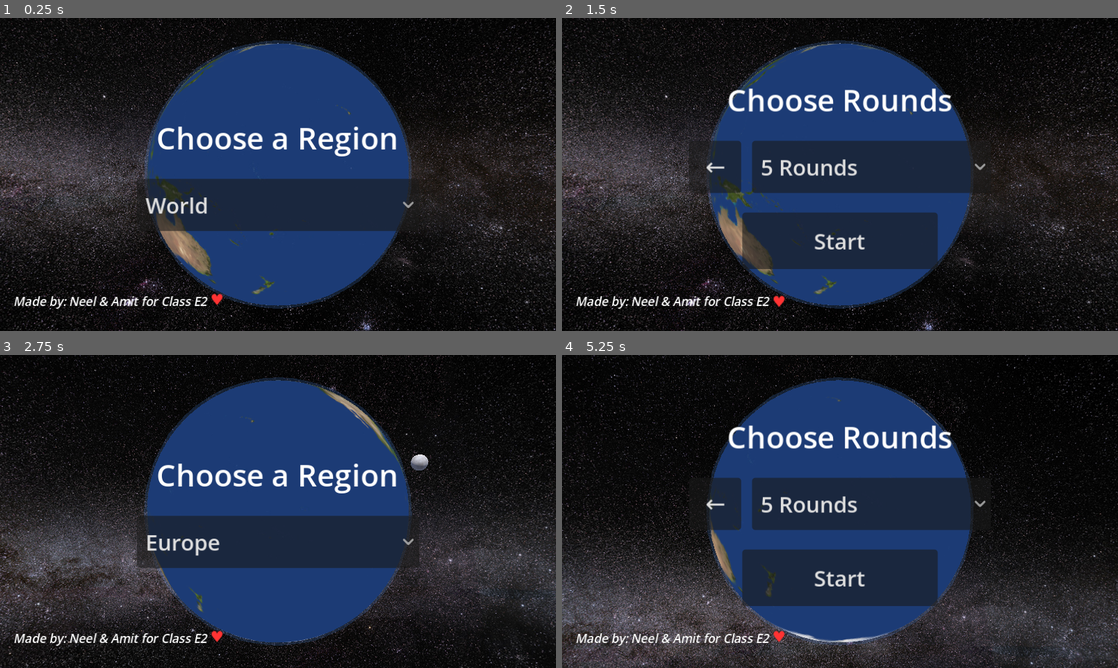
Above: before the commit, frames 1-4 (two rows, left to right).
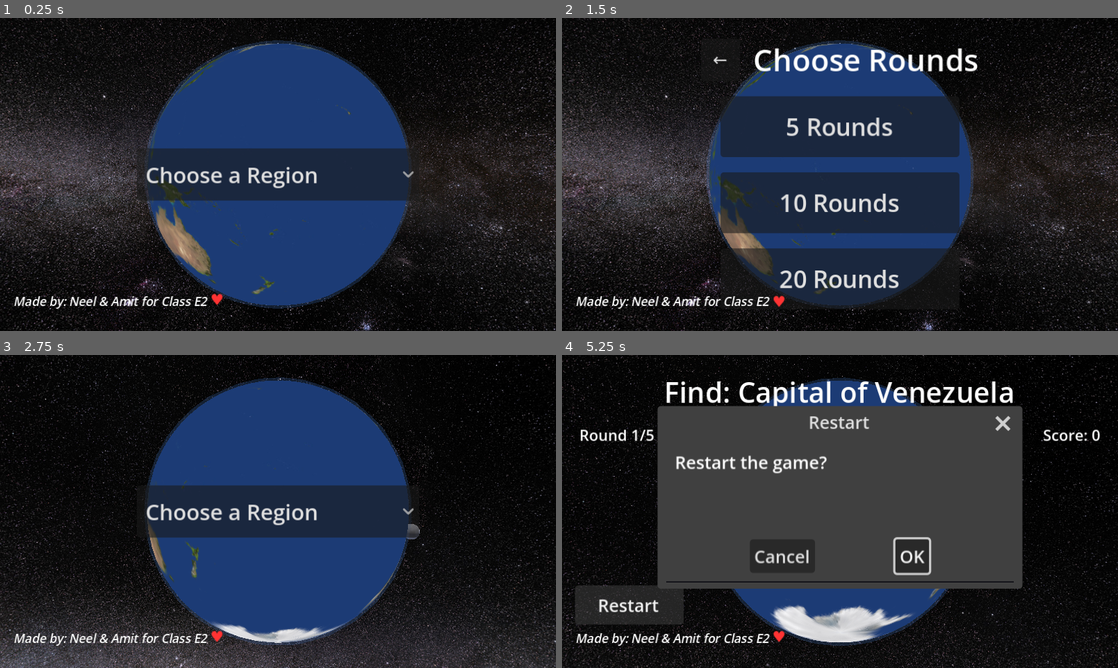
Above: after the commit, the same moments.

Repository: ahetawal-p/geotap
Game: Godot game, scene res://scenes/main.tscn
Two runs of this game, one before a commit and one after it. Both use one fixed random seed, a clock stepped at 60 frames per second and the inputs below.
Inputs (mouse positions are in pixels of both pictures, inside the frame that each line leads up to):
- Up to frame 1 (0.25 s): no input
- Up to frame 2 (1.5 s): click "World" (after the commit: "Choose a Region") at 0.5 s; click "World" (after the commit: "Choose a Region") at 1.25 s
- Up to frame 3 (2.75 s): click "←" at 2 s
- Up to frame 4 (5.25 s): click "Europe" (after the commit: "Choose a Region") at 2.75 s; click "Europe" (after the commit: "Choose a Region") at 3.5 s; click "5 Rounds" at 4.25 s; click (628, 605) at 5 s, where only the run after the commit has a clickable "Restart"

The runs differ from the first frame. In frame 1, 11% of the frame differs, in the area x 24-76%, y 34-68%; in frame 2, 19%; in frame 3, 39%; in frame 4, 63%, in the area x 0-100%, y 0-100%.

Commit message:
update layout

Diff:
--- a/scripts/game_manager.gd
+++ b/scripts/game_manager.gd
@@ -41,7 +41,7 @@
 var _current_round := 0
 var _total_score := 0
 var _round_targets: Array = []
-var _selected_region: String = "World"
+var _selected_region: String = "Whole World"
 
 func _ready() -> void:
 	randomize()
--- a/scripts/hud.gd
+++ b/scripts/hud.gd
@@ -5,8 +5,10 @@
 signal region_selected(region: String)
 signal restart_pressed
 
+const REGION_PLACEHOLDER := "Choose a Region"
+
 const REGIONS: Array[String] = [
-	"World",
+	"Whole World",
 	"North America",
 	"South America",
 	"Europe",
@@ -15,8 +17,6 @@
 	"Oceania",
 	"Antarctica",
 ]
-
-const ROUND_COUNTS: Array[int] = [5, 10, 20]
 
 @onready var clue_label: Label = $Root/Top/ClueLabel
 @onready var round_label: Label = $Root/Top/Header/RoundLabel
@@ -32,25 +32,22 @@
 @onready var region_dropdown: OptionButton = $Root/RegionPicker/RegionDropdown
 
 @onready var round_picker: VBoxContainer = $Root/RoundPicker
-@onready var round_title: Label = $Root/RoundPicker/Title
-@onready var rounds_dropdown: OptionButton = $Root/RoundPicker/RoundRow/RoundsDropdown
-@onready var back_button: Button = $Root/RoundPicker/RoundRow/BackButton
-@onready var start_button: Button = $Root/RoundPicker/StartButton
+@onready var round_title: Label = $Root/RoundPicker/HeaderRow/Title
+@onready var back_button: Button = $Root/RoundPicker/HeaderRow/BackButton
 
 @onready var restart_button: Button = $Root/RestartButton
 @onready var restart_confirm: ConfirmationDialog = $Root/RestartConfirm
 
 func _ready() -> void:
+	region_dropdown.add_item(REGION_PLACEHOLDER)
 	for region in REGIONS:
 		region_dropdown.add_item(region)
 	region_dropdown.selected = 0
 
-	for count in ROUND_COUNTS:
-		rounds_dropdown.add_item("%d Rounds" % count)
-	rounds_dropdown.selected = 0
-
 	next_button.pressed.connect(func() -> void: next_pressed.emit())
-	start_button.pressed.connect(_on_start_pressed)
+	$Root/RoundPicker/Btn5.pressed.connect(func() -> void: round_count_selected.emit(5))
+	$Root/RoundPicker/Btn10.pressed.connect(func() -> void: round_count_selected.emit(10))
+	$Root/RoundPicker/Btn20.pressed.connect(func() -> void: round_count_selected.emit(20))
 	back_button.pressed.connect(_on_back_pressed)
 	restart_button.pressed.connect(_on_restart_button_pressed)
 
@@ -69,7 +66,9 @@
 	gm.game_over.connect(_on_game_over)
 
 func _show_region_picker() -> void:
-	region_title.text = "Choose a Region"
+	region_title.text = ""
+	region_title.visible = false
+	region_dropdown.selected = 0
 	region_picker.visible = true
 	round_picker.visible = false
 	top_container.visible = false
@@ -90,13 +89,12 @@
 	restart_button.visible = false
 
 func _on_region_dropdown_picked(index: int) -> void:
+	if index == 0:
+		# Placeholder re-selected; stay put.
+		return
 	region_dropdown.selected = index
-	region_selected.emit(REGIONS[index])
+	region_selected.emit(REGIONS[index - 1])
 	_show_round_picker()
-
-func _on_start_pressed() -> void:
-	var idx: int = max(rounds_dropdown.selected, 0)
-	round_count_selected.emit(ROUND_COUNTS[idx])
 
 func _on_back_pressed() -> void:
 	_show_region_picker()
@@ -127,7 +125,9 @@
 	next_button.visible = true
 
 func _on_game_over(final_score: int) -> void:
-	region_title.text = "Final Score: %d\nChoose a Region" % final_score
+	region_title.text = "Final Score: %d" % final_score
+	region_title.visible = true
+	region_dropdown.selected = 0
 	region_picker.visible = true
 	round_picker.visible = false
 	top_container.visible = false
--- a/scripts/locations.gd
+++ b/scripts/locations.gd
@@ -3,7 +3,7 @@
 
 const DATA_PATH := "res://data/locations.json"
 
-static func pick_round(n: int, region: String = "World") -> Array:
+static func pick_round(n: int, region: String = "Whole World") -> Array:
 	var text := FileAccess.get_file_as_string(DATA_PATH)
 	if text.is_empty():
 		push_error("Failed to read %s" % DATA_PATH)
@@ -13,7 +13,7 @@
 		push_error("locations.json did not parse to an Array")
 		return []
 	var arr: Array = (parsed as Array).duplicate()
-	if region != "World":
+	if region != "Whole World":
 		arr = arr.filter(func(loc: Variant) -> bool:
 			return loc is Dictionary and loc.get("region", "") == region
 		)
--- a/ui/hud.tscn
+++ b/ui/hud.tscn
@@ -80,10 +80,11 @@
 theme_override_constants/separation = 18
 
 [node name="Title" type="Label" parent="Root/RegionPicker"]
-text = "Choose a Region"
+text = ""
 horizontal_alignment = 1
 mouse_filter = 2
-theme_override_font_sizes/font_size = 28
+theme_override_font_sizes/font_size = 24
+visible = false
 
 [node name="RegionDropdown" type="OptionButton" parent="Root/RegionPicker"]
 custom_minimum_size = Vector2(260, 48)
@@ -96,40 +97,47 @@
 anchor_right = 0.5
 anchor_bottom = 0.5
 offset_left = -160.0
-offset_top = -100.0
+offset_top = -180.0
 offset_right = 160.0
-offset_bottom = 100.0
+offset_bottom = 180.0
 mouse_filter = 2
 alignment = 1
-theme_override_constants/separation = 18
+theme_override_constants/separation = 14
 visible = false
 
-[node name="Title" type="Label" parent="Root/RoundPicker"]
+[node name="HeaderRow" type="HBoxContainer" parent="Root/RoundPicker"]
+size_flags_horizontal = 4
+alignment = 1
+theme_override_constants/separation = 12
+
+[node name="BackButton" type="Button" parent="Root/RoundPicker/HeaderRow"]
+custom_minimum_size = Vector2(36, 36)
+text = "←"
+theme_override_fonts/font = ExtResource("2_dejavu")
+theme_override_font_sizes/font_size = 16
+
+[node name="Title" type="Label" parent="Root/RoundPicker/HeaderRow"]
 text = "Choose Rounds"
-horizontal_alignment = 1
 mouse_filter = 2
 theme_override_font_sizes/font_size = 28
 
-[node name="RoundRow" type="HBoxContainer" parent="Root/RoundPicker"]
+[node name="Btn5" type="Button" parent="Root/RoundPicker"]
+custom_minimum_size = Vector2(220, 56)
 size_flags_horizontal = 4
-alignment = 1
-theme_override_constants/separation = 10
-
-[node name="BackButton" type="Button" parent="Root/RoundPicker/RoundRow"]
-custom_minimum_size = Vector2(48, 48)
-text = "←"
-theme_override_fonts/font = ExtResource("2_dejavu")
+text = "5 Rounds"
 theme_override_font_sizes/font_size = 22
 
-[node name="RoundsDropdown" type="OptionButton" parent="Root/RoundPicker/RoundRow"]
-custom_minimum_size = Vector2(220, 48)
-theme_override_font_sizes/font_size = 20
+[node name="Btn10" type="Button" parent="Root/RoundPicker"]
+custom_minimum_size = Vector2(220, 56)
+size_flags_horizontal = 4
+text = "10 Rounds"
+theme_override_font_sizes/font_size = 22
 
-[node name="StartButton" type="Button" parent="Root/RoundPicker"]
-custom_minimum_size = Vector2(180, 52)
+[node name="Btn20" type="Button" parent="Root/RoundPicker"]
+custom_minimum_size = Vector2(220, 56)
 size_flags_horizontal = 4
-text = "Start"
-theme_override_font_sizes/font_size = 20
+text = "20 Rounds"
+theme_override_font_sizes/font_size = 22
 
 [node name="RestartButton" type="Button" parent="Root"]
 anchor_top = 1.0
Binary file changed: docs/index.icon.png
Not shown, changed: docs/index.html
Not shown, changed: docs/index.pck
